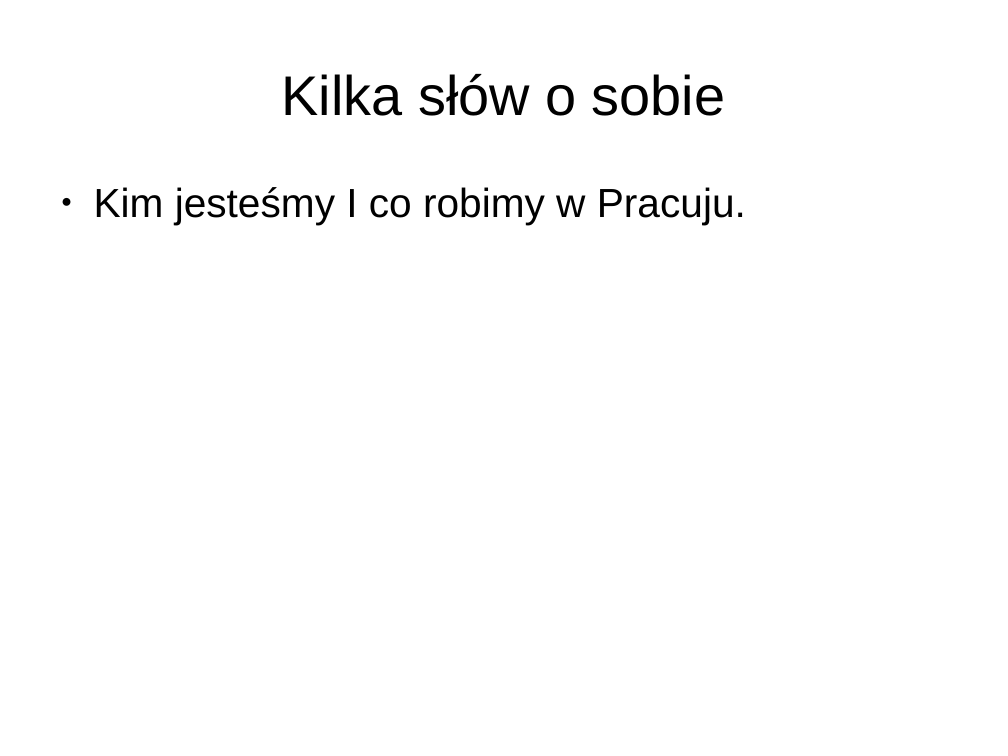
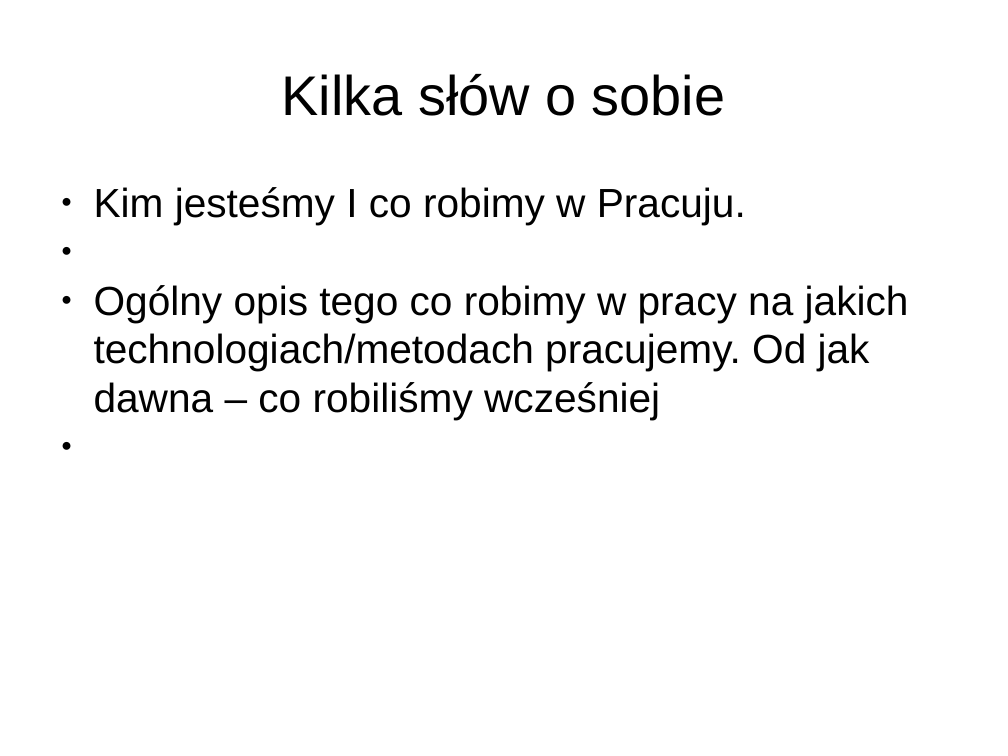
Before and after one commit to macgemini/cloudml, a slide deck: slide 2 of prezentacja/dswbiznesie.pptx. Drawn at 1008x756 pixels with LibreOffice and Linux fonts; fonts in the diff are those of the drawing. Boxes give left, top, right and bottom in pixels: in the first picture for what was removed or moved away, otherwise in the second. Text is boxed around its words. In the diff, an @@ line names an element or a change of style, - is before the commit and + after.

```diff
--- a/prezentacja/dswbiznesie.pptx
+++ b/prezentacja/dswbiznesie.pptx
@@ text at (94,285,909,420): paragraph added @@
+● Ogólny opis tego co robimy w pracy na jakich technologiach/metodach pracujemy. Od jak dawna – co robiliśmy wcześniej
```
Also in this commit, not shown: 3 other slides changed, 1 other file.
